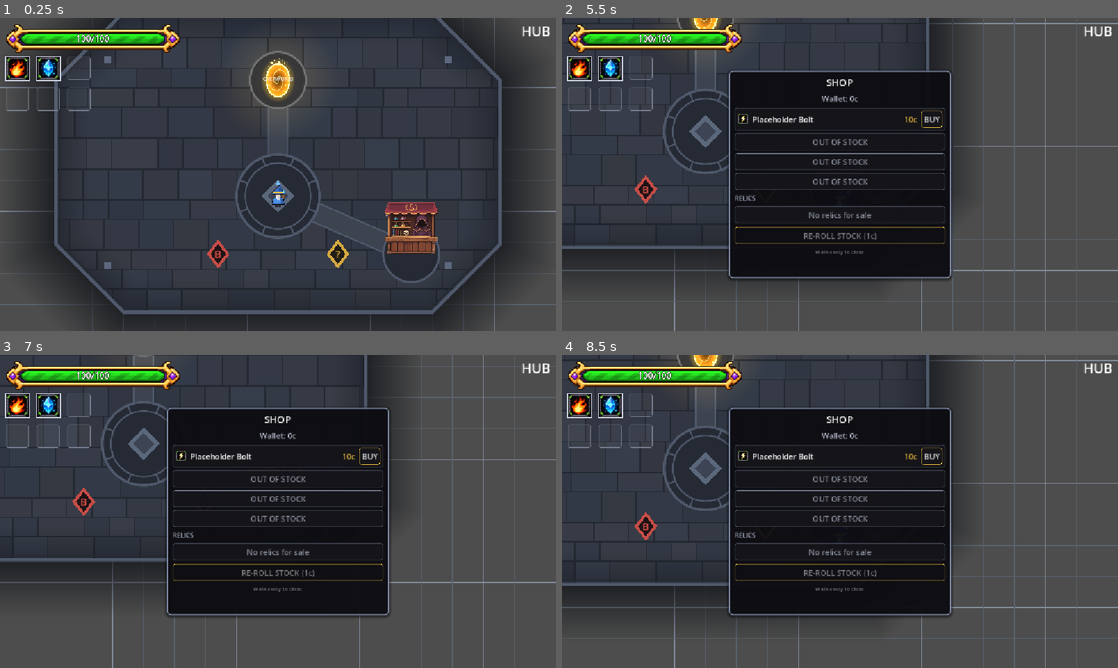
Above: before the commit, frames 1-4 (two rows, left to right).
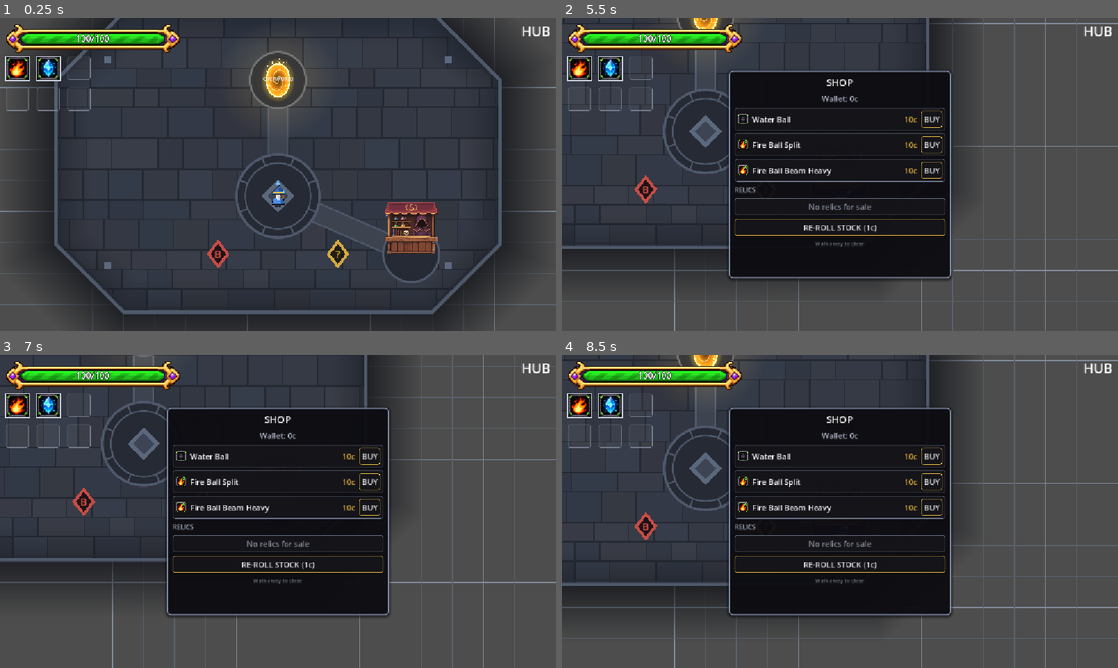
Above: after the commit, the same moments.

Repository: BestestGameStudio/gangU
Game: Godot game, scene res://scenes/main.tscn
Two runs of this game, one before a commit and one after it. Both use one fixed random seed, a clock stepped at 60 frames per second and the inputs below.
Inputs (mouse positions are in pixels of both pictures, inside the frame that each line leads up to):
- Up to frame 1 (0.25 s): no input
- Up to frame 2 (5.5 s): tap Enter at 0.5 s; move the mouse to (962, 158) at 0.52 s; hold D (move_right) 0.53-1.25 s; hold Space (cast) 0.53-1.25 s; click (962, 158) at 0.67 s; drag from (728, 190) to (756, 58) at 1.27 s; move the mouse to (895, 105) at 2.02 s; hold D (move_right) 2.03-2.75 s; hold Space (cast) 2.03-2.75 s; tap Shift (dash) at 2.1 s; drag from (812, 237) to (567, 233) at 2.77 s; move the mouse to (1006, 221) at 3.52 s; hold A (move_left) 3.53-4.25 s; hold Space (cast) 3.53-4.25 s; click (1006, 221) at 3.6 s; drag from (673, 127) to (617, 233) at 4.27 s; move the mouse to (867, 174) at 5.02 s; hold S (move_down) from 5.03 s (still down); hold Space (cast) from 5.03 s (still down); tap Q (spell_slot_3) at 5.1 s; click (867, 174) at 5.17 s
- Up to frame 3 (7 s): release S (move_down) at 5.75 s; release Space (cast) at 5.75 s; drag from (194, 433) to (166, 527) at 5.77 s; move the mouse to (400, 495) at 6.52 s; hold W (move_up) from 6.53 s (still down); hold Space (cast) from 6.53 s (still down); tap E at 6.6 s
- Up to frame 4 (8.5 s): release W (move_up) at 7.25 s; release Space (cast) at 7.25 s; drag from (728, 527) to (878, 511) at 7.27 s; move the mouse to (895, 442) at 8.02 s; hold S (move_down) from 8.03 s (still down); hold Space (cast) from 8.03 s (still down); tap F at 8.1 s

The runs differ from the first frame. In frame 1, less than 0.1% of the frame differs, in the area x 47-53%, y 13-25%; in frame 2, 3.0%, in the area x 23-69%, y 0-76%; in frame 3, 3.0%; in frame 4, 3.0%.

Commit message:
feat(shop): all spells in the pool, flat 10c, 3 random per stock (#466)
Daniel (2026-11-09): "issue: add all spells to the shop pool" /
"1. flat price" / "2. 3 Random from the pool".

- demo_catalog.tres: one entry per resources/spells/*.tres (41 spells),
  all at the flat price 10 (matches the existing placeholder_bolt price).
- shop.gd: stock_size default 4 -> 3 (#466 supersedes #132's "show 4
  slots for now" for the production count); stock is now Daniel's 3
  random picks from the full pool, ownership exclusion unchanged.
- test129/test132/test428: harness slot-mechanics legs pin stock_size=4
  explicitly; test129's catalog data leg re-pinned to the new pool data.
- test466_shop_spell_pool.gd: 23 checks - full-pool data, 3-slot draw,
  ownership exclusion across 10 re-rolls, flat-price buy, 3-slot panel,
  shallow-pool OUT OF STOCK ends.
- record466_shop_spell_pool.gd: demo of the production pool, real panel,
  paid re-roll through the panel's own button.

Diff:
--- a/resources/shop/demo_catalog.tres
+++ b/resources/shop/demo_catalog.tres
@@ -1,14 +1,254 @@
-[gd_resource type="Resource" script_class="ShopCatalog" load_steps=4 format=3 uid="uid://bgangurshopcat"]
+[gd_resource type="Resource" script_class="ShopCatalog" load_steps=84 format=3 uid="uid://bgangurshopcat"]
 
 [ext_resource type="Script" path="res://scripts/shop_catalog.gd" id="1"]
 [ext_resource type="Script" path="res://scripts/shop_entry.gd" id="2"]
-[ext_resource type="Spell" uid="uid://bgangu3bolt" path="res://resources/spells/placeholder_bolt.tres" id="3"]
-
-[sub_resource type="Resource" id="1"]
+[ext_resource type="Spell" path="res://resources/spells/big_ball.tres" id="3"]
+[ext_resource type="Spell" uid="uid://bgangu265bf" path="res://resources/spells/bolt_flurry.tres" id="4"]
+[ext_resource type="Spell" uid="uid://bgangu265bh" path="res://resources/spells/bolt_heavy.tres" id="5"]
+[ext_resource type="Spell" uid="uid://bgangu4fire" path="res://resources/spells/fire_ball.tres" id="6"]
+[ext_resource type="Spell" uid="uid://bgangubeam" path="res://resources/spells/fire_ball_beam.tres" id="7"]
+[ext_resource type="Spell" uid="uid://bgangum2bh" path="res://resources/spells/fire_ball_beam_heavy.tres" id="8"]
+[ext_resource type="Spell" uid="uid://bgangum2bhm" path="res://resources/spells/fire_ball_beam_homing.tres" id="9"]
+[ext_resource type="Spell" uid="uid://bgangum2bl" path="res://resources/spells/fire_ball_beam_long.tres" id="10"]
+[ext_resource type="Spell" uid="uid://bgangum2bp" path="res://resources/spells/fire_ball_beam_piercing.tres" id="11"]
+[ext_resource type="Spell" uid="uid://bgangusplit" path="res://resources/spells/fire_ball_split.tres" id="12"]
+[ext_resource type="Spell" uid="uid://bgangum2sh" path="res://resources/spells/fire_ball_split_heavy.tres" id="13"]
+[ext_resource type="Spell" uid="uid://bgangum2sw" path="res://resources/spells/fire_ball_split_wide.tres" id="14"]
+[ext_resource type="Spell" path="res://resources/spells/frost_shard.tres" id="15"]
+[ext_resource type="Spell" path="res://resources/spells/head_bolt.tres" id="16"]
+[ext_resource type="Spell" path="res://resources/spells/heavy_rain.tres" id="17"]
+[ext_resource type="Spell" uid="uid://bgangu4mana" path="res://resources/spells/mana_shot.tres" id="18"]
+[ext_resource type="Spell" uid="uid://bgangumslnce" path="res://resources/spells/mana_shot_lance.tres" id="19"]
+[ext_resource type="Spell" uid="uid://bgangumsvoly" path="res://resources/spells/mana_shot_volley.tres" id="20"]
+[ext_resource type="Spell" uid="uid://bgangu3bolt" path="res://resources/spells/placeholder_bolt.tres" id="21"]
+[ext_resource type="Spell" path="res://resources/spells/spirit_punch.tres" id="22"]
+[ext_resource type="Spell" path="res://resources/spells/spirit_punch_bubble.tres" id="23"]
+[ext_resource type="Spell" path="res://resources/spells/spirit_punch_burst.tres" id="24"]
+[ext_resource type="Spell" path="res://resources/spells/spirit_punch_launch.tres" id="25"]
+[ext_resource type="Spell" uid="uid://bgangu216blk" path="res://resources/spells/stone_block.tres" id="26"]
+[ext_resource type="Spell" path="res://resources/spells/stone_hammer.tres" id="27"]
+[ext_resource type="Spell" path="res://resources/spells/stone_hammer_gambler.tres" id="28"]
+[ext_resource type="Spell" path="res://resources/spells/stone_hammer_leap.tres" id="29"]
+[ext_resource type="Spell" path="res://resources/spells/stone_hammer_reaper.tres" id="30"]
+[ext_resource type="Spell" path="res://resources/spells/stone_hammer_rhythm.tres" id="31"]
+[ext_resource type="Spell" path="res://resources/spells/stone_hammer_titan.tres" id="32"]
+[ext_resource type="Spell" path="res://resources/spells/stone_hammer_vortex.tres" id="33"]
+[ext_resource type="Spell" uid="uid://bgangu212sum" path="res://resources/spells/summon_ally.tres" id="34"]
+[ext_resource type="Spell" path="res://resources/spells/surging_bubble.tres" id="35"]
+[ext_resource type="Spell" uid="uid://bgangu177orb" path="res://resources/spells/warlord_orb.tres" id="36"]
+[ext_resource type="Spell" path="res://resources/spells/water_ball.tres" id="37"]
+[ext_resource type="Spell" path="res://resources/spells/water_ball_guided.tres" id="38"]
+[ext_resource type="Spell" path="res://resources/spells/water_ball_seeking.tres" id="39"]
+[ext_resource type="Spell" path="res://resources/spells/water_ball_tidal.tres" id="40"]
+[ext_resource type="Spell" path="res://resources/spells/water_barrage.tres" id="41"]
+[ext_resource type="Spell" path="res://resources/spells/water_bubble.tres" id="42"]
+[ext_resource type="Spell" path="res://resources/spells/water_splash.tres" id="43"]
+
+[sub_resource type="Resource" id="3"]
 script = ExtResource("2")
 good = ExtResource("3")
+price = 10
+
+[sub_resource type="Resource" id="4"]
+script = ExtResource("2")
+good = ExtResource("4")
+price = 10
+
+[sub_resource type="Resource" id="5"]
+script = ExtResource("2")
+good = ExtResource("5")
+price = 10
+
+[sub_resource type="Resource" id="6"]
+script = ExtResource("2")
+good = ExtResource("6")
+price = 10
+
+[sub_resource type="Resource" id="7"]
+script = ExtResource("2")
+good = ExtResource("7")
+price = 10
+
+[sub_resource type="Resource" id="8"]
+script = ExtResource("2")
+good = ExtResource("8")
+price = 10
+
+[sub_resource type="Resource" id="9"]
+script = ExtResource("2")
+good = ExtResource("9")
+price = 10
+
+[sub_resource type="Resource" id="10"]
+script = ExtResource("2")
+good = ExtResource("10")
+price = 10
+
+[sub_resource type="Resource" id="11"]
+script = ExtResource("2")
+good = ExtResource("11")
+price = 10
+
+[sub_resource type="Resource" id="12"]
+script = ExtResource("2")
+good = ExtResource("12")
+price = 10
+
+[sub_resource type="Resource" id="13"]
+script = ExtResource("2")
+good = ExtResource("13")
+price = 10
+
+[sub_resource type="Resource" id="14"]
+script = ExtResource("2")
+good = ExtResource("14")
+price = 10
+
+[sub_resource type="Resource" id="15"]
+script = ExtResource("2")
+good = ExtResource("15")
+price = 10
+
+[sub_resource type="Resource" id="16"]
+script = ExtResource("2")
+good = ExtResource("16")
+price = 10
+
+[sub_resource type="Resource" id="17"]
+script = ExtResource("2")
+good = ExtResource("17")
+price = 10
+
+[sub_resource type="Resource" id="18"]
+script = ExtResource("2")
+good = ExtResource("18")
+price = 10
+
+[sub_resource type="Resource" id="19"]
+script = ExtResource("2")
+good = ExtResource("19")
+price = 10
+
+[sub_resource type="Resource" id="20"]
+script = ExtResource("2")
+good = ExtResource("20")
+price = 10
+
+[sub_resource type="Resource" id="21"]
+script = ExtResource("2")
+good = ExtResource("21")
+price = 10
+
+[sub_resource type="Resource" id="22"]
+script = ExtResource("2")
+good = ExtResource("22")
+price = 10
+
+[sub_resource type="Resource" id="23"]
+script = ExtResource("2")
+good = ExtResource("23")
+price = 10
+
+[sub_resource type="Resource" id="24"]
+script = ExtResource("2")
+good = ExtResource("24")
+price = 10
+
+[sub_resource type="Resource" id="25"]
+script = ExtResource("2")
+good = ExtResource("25")
+price = 10
+
+[sub_resource type="Resource" id="26"]
+script = ExtResource("2")
+good = ExtResource("26")
+price = 10
+
+[sub_resource type="Resource" id="27"]
+script = ExtResource("2")
+good = ExtResource("27")
+price = 10
+
+[sub_resource type="Resource" id="28"]
+script = ExtResource("2")
+good = ExtResource("28")
+price = 10
+
+[sub_resource type="Resource" id="29"]
+script = ExtResource("2")
+good = ExtResource("29")
+price = 10
+
+[sub_resource type="Resource" id="30"]
+script = ExtResource("2")
+good = ExtResource("30")
+price = 10
+
+[sub_resource type="Resource" id="31"]
+script = ExtResource("2")
+good = ExtResource("31")
+price = 10
+
+[sub_resource type="Resource" id="32"]
+script = ExtResource("2")
+good = ExtResource("32")
+price = 10
+
+[sub_resource type="Resource" id="33"]
+script = ExtResource("2")
+good = ExtResource("33")
+price = 10
+
+[sub_resource type="Resource" id="34"]
+script = ExtResource("2")
+good = ExtResource("34")
+price = 10
+
+[sub_resource type="Resource" id="35"]
+script = ExtResource("2")
+good = ExtResource("35")
+price = 10
+
+[sub_resource type="Resource" id="36"]
+script = ExtResource("2")
+good = ExtResource("36")
+price = 10
+
+[sub_resource type="Resource" id="37"]
+script = ExtResource("2")
+good = ExtResource("37")
+price = 10
+
+[sub_resource type="Resource" id="38"]
+script = ExtResource("2")
+good = ExtResource("38")
+price = 10
+
+[sub_resource type="Resource" id="39"]
+script = ExtResource("2")
+good = ExtResource("39")
+price = 10
+
+[sub_resource type="Resource" id="40"]
+script = ExtResource("2")
+good = ExtResource("40")
+price = 10
+
+[sub_resource type="Resource" id="41"]
+script = ExtResource("2")
+good = ExtResource("41")
+price = 10
+
+[sub_resource type="Resource" id="42"]
+script = ExtResource("2")
+good = ExtResource("42")
+price = 10
+
+[sub_resource type="Resource" id="43"]
+script = ExtResource("2")
+good = ExtResource("43")
 price = 10
 
 [resource]
 script = ExtResource("1")
-entries = Array[ExtResource("2")]([SubResource("1")])
+entries = Array[ExtResource("2")]([SubResource("3"), SubResource("4"), SubResource("5"), SubResource("6"), SubResource("7"), SubResource("8"), SubResource("9"), SubResource("10"), SubResource("11"), SubResource("12"), SubResource("13"), SubResource("14"), SubResource("15"), SubResource("16"), SubResource("17"), SubResource("18"), SubResource("19"), SubResource("20"), SubResource("21"), SubResource("22"), SubResource("23"), SubResource("24"), SubResource("25"), SubResource("26"), SubResource("27"), SubResource("28"), SubResource("29"), SubResource("30"), SubResource("31"), SubResource("32"), SubResource("33"), SubResource("34"), SubResource("35"), SubResource("36"), SubResource("37"), SubResource("38"), SubResource("39"), SubResource("40"), SubResource("41"), SubResource("42"), SubResource("43")])
--- /dev/null
+++ b/scripts/record466_shop_spell_pool.gd
@@ -0,0 +1,62 @@
+extends SceneTree
+## #466 rendered fixture: the production shop pool now holds EVERY spell
+## in the game (resources/shop/demo_catalog.tres, 41 spells, flat 10c) and
+## each stock shows 3 random picks from it. Real production catalog + real
+## ShopPanel; the RE-ROLL press goes through the panel's own button. Run
+## under xvfb with --write-movie.
+
+var _frame := 0
+var _label: Label
+const END := 420 # 7s at 60fps
+
+func _setup() -> void:
+	var p := Player.new()
+	p.set_process(false)
+	p.set_physics_process(false)
+	for n in ["AimIndicator", "Body", "NoseEdge"]:
+		var c := Polygon2D.new()
+		c.name = n
+		p.add_child(c)
+	var caster := SpellCaster.new()
+	caster.name = "SpellCaster"
+	p.add_child(caster)
+	p.add_to_group("player")
+	p.visible = false
+	root.add_child(p)
+	var wallet := CurrencyWallet.new()
+	root.add_child(wallet)
+	wallet.add(100)
+	root.add_child(OwnedRelics.new())
+	var panel: ShopPanel = preload("res://scenes/shop_panel.tscn").instantiate()
+	root.add_child(panel)
+	var shop := Shop.new()
+	shop.setup(preload("res://resources/shop/demo_catalog.tres"))
+	root.add_child(shop)
+	panel._shop = shop
+	shop.purchased.connect(panel._on_purchased)
+	shop.stock_refreshed.connect(panel._on_stock_refreshed)
+	panel.open()
+	var hud := CanvasLayer.new()
+	hud.layer = 10
+	root.add_child(hud)
+	_label = Label.new()
+	_label.position = Vector2(24, 24)
+	_label.add_theme_font_size_override("font_size", 30)
+	_label.text = "#466 shop pool: all 41 spells, flat 10c - 3 random per stock"
+	hud.add_child(_label)
+
+func _process(_delta: float) -> bool:
+	_frame += 1
+	if _frame == 1:
+		_setup()
+	if _frame == 180:
+		# Paid re-roll through the panel's own button: a new random 3.
+		var panel := root.get_node_or_null("ShopPanel")
+		if panel != null:
+			var btn := panel.find_children("RefreshButton", "Button", true, false)
+			if not btn.is_empty():
+				btn[0].pressed.emit()
+				_label.text = "#466 paid re-roll: a new random 3 from the 41-spell pool"
+	if _frame >= END:
+		quit(0)
+	return false
--- a/scripts/shop.gd
+++ b/scripts/shop.gd
@@ -53,8 +53,10 @@
 ## #131: optional explicit provider; lazy resolution supports later mount.
 @export var owned_relics_path: NodePath
 ## (#132) Slots the panel renders. Daniel 2026-11-08: "show 4 slots for
-## now". Data, not a constant, so the count stays human-tunable.
-@export var stock_size: int = 4
+## now" - SUPERSEDED by #466 (Daniel 2026-11-09): with every spell in
+## the pool, a stock shows "3 Random from the pool", so the slot count
+## is 3. Data, not a constant, so the count stays human-tunable.
+@export var stock_size: int = 3
 ## (#132) Paid-refresh price schedule. Null falls back to a default
 ## ShopRefreshSchedule (1, 2 seeds) so harnesses need no .tres; production
 ## wires resources/shop/demo_refresh_schedule.tres from main.gd.
@@ -150,6 +152,9 @@
 ## (#132) Re-roll: draw up to stock_size DISTINCT entries from the current
 ## offerable set (rotation among non-owned only). Fewer eligible goods
 ## than slots leaves empty slots - the panel signs those OUT OF STOCK.
+## (#466) The pool now holds EVERY spell in the game (demo catalog lists
+## all resources/spells/*.tres at a flat 10c), so each stock is Daniel's
+## "3 Random from the pool"; ownership exclusion still applies per-draw.
 func _reroll_stock() -> void:
 	var pool := offerable_entries()
 	pool.shuffle()
--- a/scripts/test129_shop.gd
+++ b/scripts/test129_shop.gd
@@ -56,6 +56,7 @@
 
 func _make_shop(entries: Array[ShopEntry]) -> Shop:
 	shop = Shop.new()
+	shop.stock_size = 4 # these panel legs cover the #132 4-slot mechanics; #466's production default is 3
 	var catalog := ShopCatalog.new()
 	catalog.entries = entries
 	shop.setup(catalog)
@@ -98,11 +99,25 @@
 	return false
 
 func _run_legs() -> void:
-	## 1. Placeholder catalog DATA leg.
+	## 1. Catalog DATA leg (#466): every spell in the game is in the pool at
+	## a flat 10c - one entry per resources/spells/*.tres, no dupes.
 	var demo: ShopCatalog = preload("res://resources/shop/demo_catalog.tres")
-	_check(demo.entries.size() == 1, "demo catalog has one entry")
-	_check(demo.entries[0].good is Spell and demo.entries[0].good.spell_name == "Placeholder Bolt", "entry good is Placeholder Bolt spell")
-	_check(demo.entries[0].price == 10, "entry placeholder price 10")
+	var spell_files: Array[String] = []
+	for f in DirAccess.open("res://resources/spells").get_files():
+		if f.ends_with(".tres"):
+			spell_files.append(f)
+	_check(demo.entries.size() == spell_files.size(), "catalog holds every spell resource (%d)" % spell_files.size())
+	var seen: Array[Resource] = []
+	var all_spells_flat10 := true
+	var bolt_found := false
+	for e in demo.entries:
+		if not (e.good is Spell) or e.price != 10 or seen.has(e.good):
+			all_spells_flat10 = false
+		seen.append(e.good)
+		if e.good is Spell and e.good.spell_name == "Placeholder Bolt":
+			bolt_found = true
+	_check(all_spells_flat10, "every entry is a distinct Spell at the flat price 10")
+	_check(bolt_found, "Placeholder Bolt stays in the pool")
 
 	## Shared fixture: player+caster, wallet(10), shop [fire_ball, bolt].
 	var p := _make_player()
--- a/scripts/test132_shop_stock.gd
+++ b/scripts/test132_shop_stock.gd
@@ -117,6 +117,7 @@
 	catalog.entries = entries
 
 	shop = Shop.new()
+	shop.stock_size = 4 # #132 slot mechanics pinned at 4; #466's production default is 3
 	shop.setup(catalog)
 	shop.stock_refreshed.connect(func(): refreshes_seen += 1)
 	root.add_child(shop) # _ready draws the initial stock
@@ -218,6 +219,7 @@
 	lone_spell.spell_name = "Lone Harness Spell"
 	var lone_entry := _entry(lone_spell, 10)
 	solo_catalog.entries = [lone_entry]
+	solo.stock_size = 4 # pinned at the #132 slot count, not the #466 default
 	solo.setup(solo_catalog)
 	root.add_child(solo)
 	_check(solo.stock_entries() == [lone_entry], "single-good catalog stocks its one good")
--- a/scripts/test428_shop_relics.gd
+++ b/scripts/test428_shop_relics.gd
@@ -78,6 +78,7 @@
 	if shop != null:
 		shop.free()
 	shop = Shop.new()
+	shop.stock_size = 4 # #132/#428 slot mechanics pinned at 4; #466's production default is 3
 	var catalog := ShopCatalog.new()
 	catalog.entries = entries
 	shop.setup(catalog)
--- /dev/null
+++ b/scripts/test466_shop_spell_pool.gd
@@ -0,0 +1,166 @@
+extends SceneTree
+## #466: every spell in the game joins the shop pool at a flat price, and
+## each stock shows 3 random picks from that pool (Daniel 2026-11-09:
+## "issue: add all spells to the shop pool" / "1. flat price" /
+## "2. 3 Random from the pool"). Exercises the PRODUCTION data
+## (resources/shop/demo_catalog.tres) and the new stock_size default.
+var failures := 0
+
+var shop: Shop
+var panel: ShopPanel
+var wallet: CurrencyWallet
+var caster: SpellCaster
+
+func _check(ok: bool, label: String) -> void:
+	if not ok:
+		failures += 1
+		print("[466] FAIL ", label)
+	else:
+		print("[466] pass ", label)
+
+func _make_player() -> Player:
+	var p := Player.new()
+	p.set_process(false)
+	p.set_physics_process(false)
+	for n in ["AimIndicator", "Body", "NoseEdge"]:
+		var c := Polygon2D.new()
+		c.name = n
+		p.add_child(c)
+	var c := SpellCaster.new()
+	c.name = "SpellCaster"
+	p.add_child(c)
+	p.add_to_group("player")
+	p.visible = false
+	root.add_child(p)
+	caster = c
+	return p
+
+func _spell_files() -> Array[String]:
+	var out: Array[String] = []
+	for f in DirAccess.open("res://resources/spells").get_files():
+		if f.ends_with(".tres"):
+			out.append(f)
+	return out
+
+func _rows() -> VBoxContainer:
+	return panel.get_node("Backdrop/Margin/VBox/Rows") as VBoxContainer
+
+func _oos_count() -> int:
+	return _rows().find_children("OutOfStockLabel", "Label", true, false).size()
+
+func _run() -> void:
+	## 1. Production pool data: one entry per spell resource, flat 10c.
+	var demo: ShopCatalog = preload("res://resources/shop/demo_catalog.tres")
+	var files := _spell_files()
+	_check(demo.entries.size() == files.size(),
+		"pool holds every spell resource (%d entries)" % files.size())
+	var flat := true
+	var seen: Array[Resource] = []
+	for e in demo.entries:
+		if not (e.good is Spell) or e.price != 10 or seen.has(e.good):
+			flat = false
+		seen.append(e.good)
+	_check(flat, "every pool entry is a distinct Spell at the flat price 10")
+
+	## 2. Production slot count is 3 (Daniel: "3 Random from the pool").
+	_check(Shop.new().stock_size == 3, "stock_size default is 3 (#466)")
+
+	## 3. Fresh caster, production catalog: stock is 3 DISTINCT pool spells.
+	_make_player()
+	wallet = CurrencyWallet.new()
+	root.add_child(wallet)
+	wallet.add(100)
+	shop = Shop.new()
+	shop.setup(demo)
+	root.add_child(shop)
+	var stock := shop.stock_entries()
+	_check(stock.size() == 3, "stock draws 3 from the full pool")
+	var names: Array[String] = []
+	var distinct := true
+	for e in stock:
+		if names.has(e.good.spell_name):
+			distinct = false
+		names.append(e.good.spell_name)
+	_check(distinct, "the 3 drawn spells are distinct")
+	_check(shop.offerable_entries().size() == files.size(),
+		"fresh caster: whole pool offerable")
+
+	## 4. Ownership exclusion holds across the full pool: own one spell,
+	## re-roll, and it can never surface while 40 others remain.
+	var owned: Spell = stock[0].good
+	caster.unlock_spell(owned)
+	shop._reroll_stock()
+	_check(shop.offerable_entries().size() == files.size() - 1,
+		"owned spell leaves the offerable pool")
+	var leaked := false
+	for i in range(10):
+		shop._reroll_stock()
+		for e in shop.stock_entries():
+			if e.good == owned:
+				leaked = true
+	_check(not leaked, "owned spell never rotates back in over 10 re-rolls")
+	_check(shop.stock_entries().size() == 3, "stock stays 3 with one owned")
+
+	## 5. Re-rolls actually sample the pool: over 12 draws more than the
+	## first 3 names appear (a fixed or broken shuffle cannot do this).
+	var all_names := {}
+	for e in shop.stock_entries():
+		all_names[e.good.spell_name] = true
+	for i in range(12):
+		shop._reroll_stock()
+		for e in shop.stock_entries():
+			all_names[e.good.spell_name] = true
+	_check(all_names.size() > 3, "re-rolls sample beyond the first draw (%d names seen)" % all_names.size())
+
+	## 6. Buy at the flat price from the full pool: charge 10, grant, the
+	## entry leaves the stock, and the pool's ownership exclusion kicks in.
+	var buy_entry: ShopEntry = shop.stock_entries()[0]
+	_check(shop.buy(buy_entry), "buy a pool spell succeeds")
+	_check(wallet.balance() == 90, "charged the flat 10 (100 -> 90)")
+	_check(caster.get_unlocked().has(buy_entry.good), "pool spell granted")
+	_check(not shop.stock_entries().has(buy_entry), "bought spell leaves the stock")
+	_check(not shop.buy(buy_entry), "re-buy of owned pool spell refused")
+	_check(wallet.balance() == 90, "refused re-buy charges nothing")
+
+	## 7. Panel renders exactly 3 slots; with the full pool offerable there
+	## are no OUT OF STOCK signs.
+	panel = preload("res://scenes/shop_panel.tscn").instantiate()
+	root.add_child(panel)
+	shop._reroll_stock()
+	panel.open()
+	_check(_rows().get_child_count() == 3, "panel renders exactly 3 slots (#466)")
+	_check(_oos_count() == 0, "no OUT OF STOCK signs while the pool is deep")
+	panel.close()
+
+	## 8. Shallow end: own all but 2 spells -> 2 rows + 1 OUT OF STOCK sign;
+	## own everything -> all 3 slots sign OUT OF STOCK.
+	var unowned: Array[Spell] = []
+	for e in demo.entries:
+		if not caster.has_logical_spell(e.good):
+			unowned.append(e.good)
+	for i in range(unowned.size() - 2):
+		caster.unlock_spell(unowned[i])
+	_check(shop.offerable_entries().size() == 2, "setup: exactly 2 spells left offerable")
+	shop._reroll_stock()
+	_check(shop.stock_entries().size() == 2, "stock holds the 2 remaining spells")
+	panel._render()
+	_check(_oos_count() == 1, "1 OUT OF STOCK sign for the unfillable slot")
+	for e in demo.entries:
+		if not caster.has_logical_spell(e.good):
+			caster.unlock_spell(e.good)
+	shop._reroll_stock()
+	_check(shop.stock_entries().is_empty(), "everything owned: stock empty")
+	panel._render()
+	_check(_oos_count() == 3, "all 3 slots sign OUT OF STOCK when nothing is offerable")
+
+var _legs_ran := false
+
+## Nodes added during _initialize get _ready only after the first frame;
+## run the legs on the first _process tick so Shop._ready has fired.
+func _process(_delta: float) -> bool:
+	if _legs_ran:
+		return false
+	_legs_ran = true
+	_run()
+	quit(failures)
+	return false
